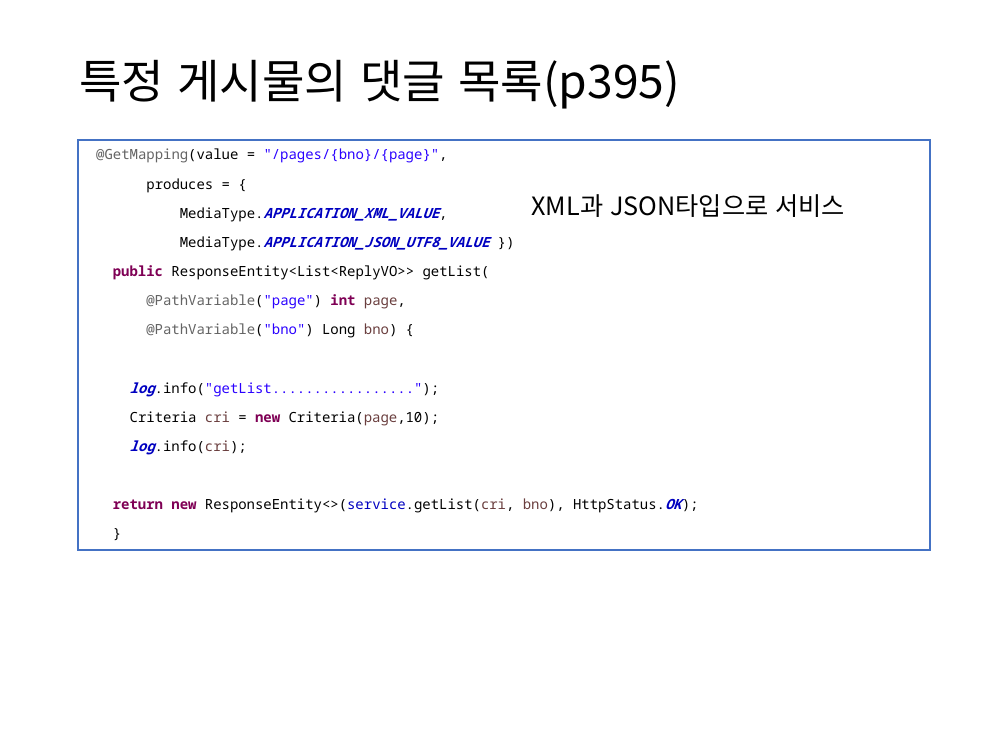
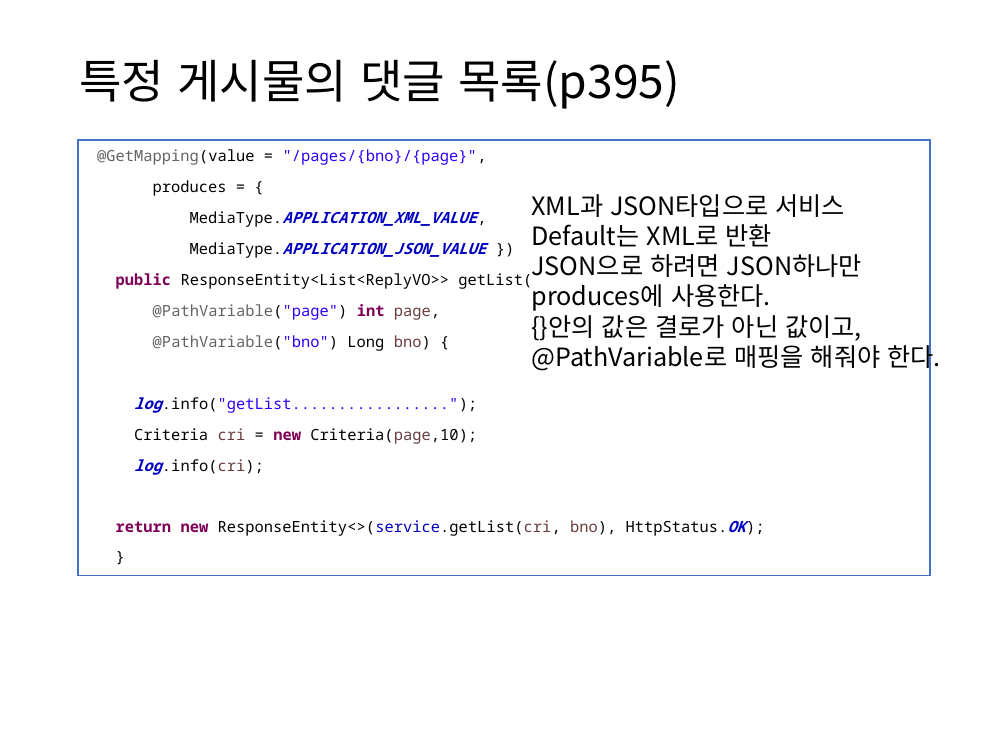
Before and after one commit to itrecipe/Web_Study_ez, a slide deck: slide 39 of spring - 학습자료/PART4.pptx (slide 38 before the commit). Drawn at 1008x756 pixels with LibreOffice and Linux fonts; fonts in the diff are those of the drawing. Boxes give left, top, right and bottom in pixels: in the first picture for what was removed or moved away, otherwise in the second. Text is boxed around its words. In the diff, an @@ line names an element or a change of style, - is before the commit and + after.

```diff
--- a/spring - 학습자료/PART4.pptx
+++ b/spring - 학습자료/PART4.pptx
@@ rectangle "@GetMapping(value = "/pages/{bno}/{page}",": place and size @@
-rectangle "@GetMapping(value = "/pages/{bno}/{page}"," at (78, 140, 929, 550)
+rectangle "@GetMapping(value = "/pages/{bno}/{page}"," at (78, 140, 929, 576)
@@ text in rectangle at (97, 149, 746, 536): size 10 to 11 pt @@
@@ text at (531, 224, 940, 372): paragraphs added @@
+Default는 XML로 반환
+JSON으로 하려면 JSON하나만
+produces에 사용한다.
+{}안의 값은 결로가 아닌 값이고,
+@PathVariable로 매핑을 해줘야 한다.
@@ text in rectangle at (190, 242, 487, 258): text changed; size 10 to 11 pt @@
-MediaType.APPLICATION_JSON_UTF8_VALUE })
+MediaType.APPLICATION_JSON_VALUE })
```
Also in this commit, not shown: 4 other slides changed, 1 slide added.
